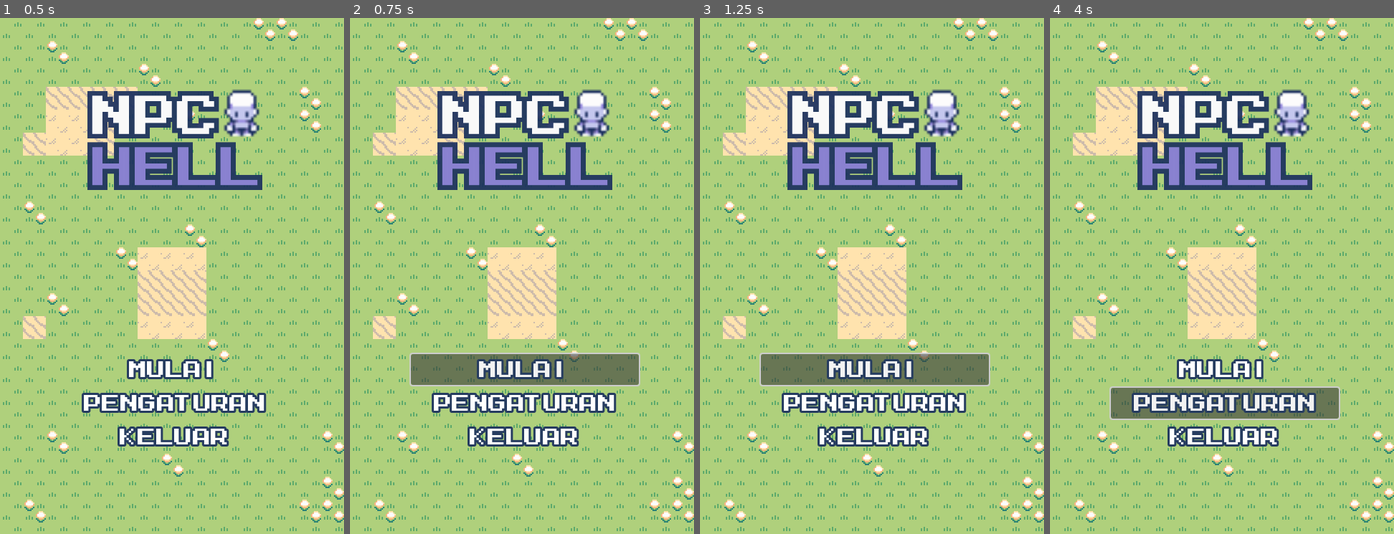
Above: before the commit, frames 1-4 (left to right).
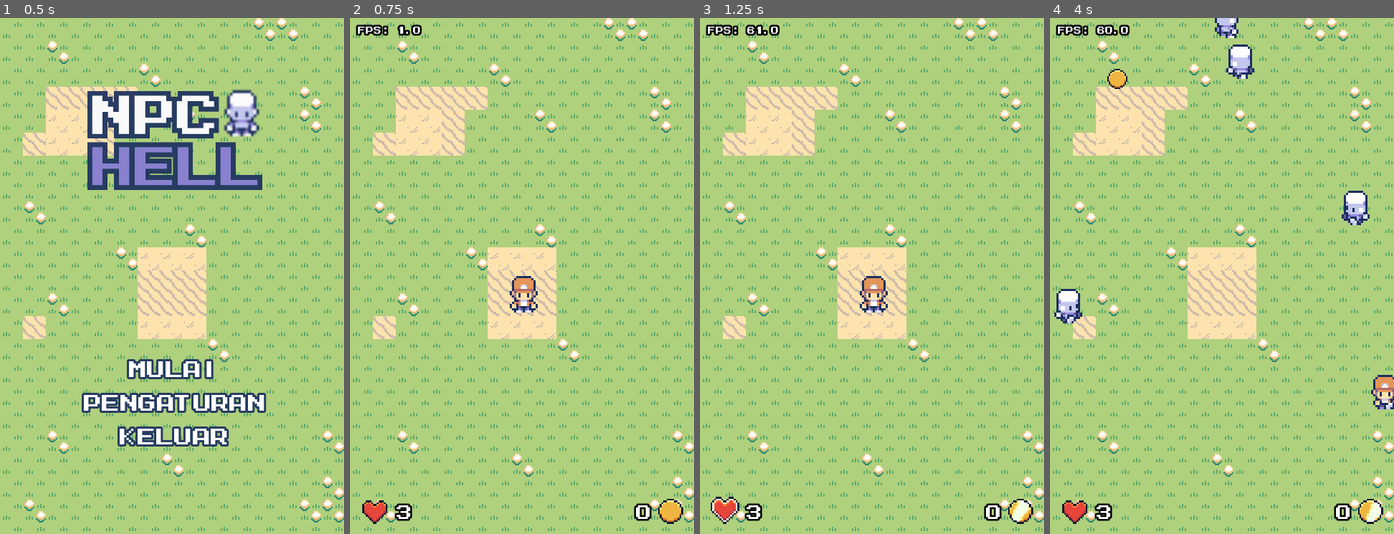
Above: after the commit, the same moments.

Repository: MFarhadA/NPC-Hell
Game: Godot game, scene res://Interface/main_menu.tscn
Same seed, same stepped clock (60 frames per second), same inputs: the game is played once before the commit and once after it.
Inputs (mouse positions are in pixels of both pictures, inside the frame that each line leads up to):
- Up to frame 1 (0.5 s): no input
- Up to frame 2 (0.75 s): click "MULAI" at 0.5 s
- Up to frame 3 (1.25 s): no input
- Up to frame 4 (4 s): click (1225, 368) at 1.25 s, where only the run before the commit has a clickable "MULAI"; click (1225, 405) at 2 s, where only the run before the commit has a clickable "PENGATURAN"; hold D (move_right) 2.78-3.53 s; hold S (move_down) from 3.53 s (still down)

Frame 1 is identical in both runs. In frame 2, 17% of the frame differs, in the area x 1-97%, y 1-99%; in frame 3, 17%; in frame 4, 17%, in the area x 1-100%, y 0-99%.
Error before the commit: Invalid access to property or key 'resource_path' on a base object of type 'Nil'. (res://Interface/main_menu.gd:15)

Commit message:
update gitignore

Diff:
--- a/Interface/game_over/game_over.gd
+++ b/Interface/game_over/game_over.gd
@@ -1,7 +1,4 @@
 extends Control
-
-@export var retry : PackedScene
-@export var main_menu : PackedScene
 
 func _on_retry_pressed() -> void:
 	var current_scene = get_tree().current_scene
@@ -9,4 +6,4 @@
 	get_tree().change_scene_to_file(scene_path)
 
 func _on_main_menu_pressed() -> void:
-	get_tree().change_scene_to_packed(main_menu)
+	get_tree().quit()
--- a/Interface/game_over/game_over.tscn
+++ b/Interface/game_over/game_over.tscn
@@ -2,7 +2,7 @@
 
 [ext_resource type="Theme" uid="uid://dqnakghdtcoma" path="res://Interface/menu.tres" id="1_3mx23"]
 [ext_resource type="FontFile" uid="uid://cytygovujt8fn" path="res://icon/font.ttf" id="1_kqidc"]
-[ext_resource type="Script" uid="uid://dj4t6r6iggsxi" path="res://Interface/main_menu.gd" id="2_t822b"]
+[ext_resource type="Script" uid="uid://c7p4bgo7xw88o" path="res://Interface/game_over/game_over.gd" id="1_t822b"]
 
 [sub_resource type="LabelSettings" id="LabelSettings_3mx23"]
 font = ExtResource("1_kqidc")
@@ -13,7 +13,7 @@
 [node name="game_over" type="Control"]
 layout_mode = 3
 anchors_preset = 0
-script = ExtResource("2_t822b")
+script = ExtResource("1_t822b")
 
 [node name="CanvasLayer" type="CanvasLayer" parent="."]
 
--- a/Interface/main_menu.gd
+++ b/Interface/main_menu.gd
@@ -5,7 +5,6 @@
 # Called when the node enters the scene tree for the first time.
 func _ready() -> void:
 	pass # Replace with function body.
-
 
 # Called every frame. 'delta' is the elapsed time since the previous frame.
 func _process(delta: float) -> void:
--- a/Interface/main_menu.tscn
+++ b/Interface/main_menu.tscn
@@ -2,6 +2,7 @@
 
 [ext_resource type="Texture2D" uid="uid://c56aswnl5x3ug" path="res://tileset/BasicPlains-tileset-Ver.2_by_AxulArt.png" id="1_f1ob2"]
 [ext_resource type="Script" uid="uid://dj4t6r6iggsxi" path="res://Interface/main_menu.gd" id="1_vbcim"]
+[ext_resource type="PackedScene" uid="uid://c87dxugnyltuo" path="res://level/main.tscn" id="2_c8xvl"]
 [ext_resource type="Texture2D" uid="uid://bhwxw24ee1nc3" path="res://icon/logo.png" id="2_tel4v"]
 [ext_resource type="Theme" uid="uid://dqnakghdtcoma" path="res://Interface/menu.tres" id="5_c8xvl"]
 
@@ -76,6 +77,7 @@
 
 [node name="Node2D" type="Node2D"]
 script = ExtResource("1_vbcim")
+start = ExtResource("2_c8xvl")
 
 [node name="TileMapLayer" type="TileMapLayer" parent="."]
 texture_filter = 1
Not shown, removed: Interface/game_over/game_over.gd.uid
Not shown, removed: Interface/gameplay.gd.uid
Not shown, removed: Interface/main_menu.gd.uid
Empty file added: coin/coin.gd
Not shown, removed: coin/coin.gd.uid
Not shown, removed: coin/spawn_coin.gd.uid
Not shown, removed: enemy/enemy.gd.uid
Not shown, removed: enemy/spawn_enemy.gd.uid
Not shown, removed: level/main.gd.uid
Not shown, removed: player/player.gd.uid
Not shown, changed: .gitignore
Not shown, removed: level/main.tscn203121739.tmp
(and 2 more such lines)
